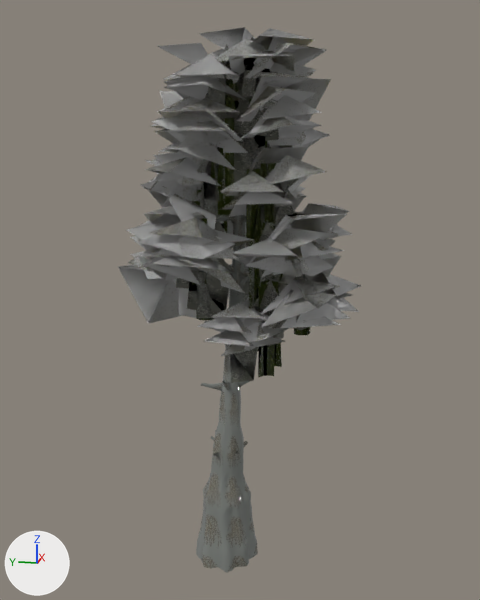
One commit to the OBJ model 3ddream/examples/firstpersongame/models/flora_bc_tree_02.obj: the scene before it, then after it.
The view is the same before and after, from a 50 mm lens placed at (-65.5, -16.6, 29.0), pointed at (2.7, -3.0, 11.9). The lights are fixed; the arrows at lower left show +X, +Y and +Z. Where no turn or scale is listed for an object, it has been applied to the vertices.

Names of what the first picture shows: 'nifid_1-matrix_None_BaldCypressN_002_3-lib', 'nifid_13-matrix_Tri_None_BaldCypressN_1-lib', 'nifid_17-matrix_Tri_None_BaldCypressN_2-lib', 'nifid_22-matrix_Tri_None_BaldCypressN_001_0-lib', 'nifid_24-matrix_Tri_None_BaldCypressN_001_1-lib', 'nifid_26-matrix_Tri_None_BaldCypressN_001_2-lib', 'nifid_8-matrix_Tri_None_BaldCypressN_0-lib'.
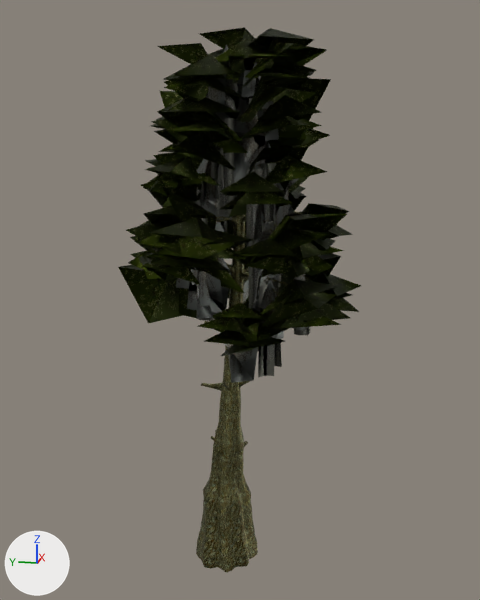
What changed in the scene script:
```text
Change mat_material_material_003:
    mat_material_material_003.texture: img_v_spmoss2 -> img_v_bcbark03
    mat_material_material_003.metallic: 0.0 -> 1.0
    mat_material_material_003.roughness: 0.0 -> 0.526
Change mat_material_material_001:
    mat_material_material_001.roughness: 0.0 -> 0.526
    mat_material_material_001.metallic: 0.0 -> 1.0
Change mat_material_material_002:
    mat_material_material_002.roughness: 0.0 -> 0.526
    mat_material_material_002.metallic: 0.0 -> 1.0
Change mat_material_material_005:
    remove mat_material_material_005.base_color = (0.64, 0.64, 0.64)  # light grey #d1d1d1
    add mat_material_material_005.texture = img_vurt_cypress01
    mat_material_material_005.metallic: 0.0 -> 1.0
    mat_material_material_005.roughness: 0.0 -> 0.526
Change mat_material_material_006:
    remove mat_material_material_006.base_color = (0.64, 0.64, 0.64)  # light grey #d1d1d1
    add mat_material_material_006.texture = img_v_spmoss
    mat_material_material_006.metallic: 0.0 -> 1.0
    mat_material_material_006.roughness: 0.0 -> 0.526
Add mat_material_material_007:
    mat_material_material_007 = principled_material('Material_Material.007')
    mat_material_material_007.texture = img_v_spmoss2
    mat_material_material_007.metallic = 1.0
    mat_material_material_007.roughness = 0.526
Change me_nifid_13_matrix_tri_none_baldcypressn_1_lib:
    where me_nifid_13_matrix_tri_none_baldcypressn_1_lib.from_pydata(...)  # 420 vertices, 336 faces; spans x -4.6..9.4, y -10.7..2.5, z 5.9..37.5
    remove me_nifid_13_matrix_tri_none_baldcypressn_1_lib.materials.append(mat_material_material_001)  # picture img_vurt_cypress01
    add me_nifid_13_matrix_tri_none_baldcypressn_1_lib.materials.append(mat_material_material_002)  # picture img_v_spmoss
Change me_nifid_22_matrix_tri_none_baldcypressn_001_0_lib:
    where me_nifid_22_matrix_tri_none_baldcypressn_001_0_lib.from_pydata(...)  # 730 vertices, 584 faces; spans x -10.9..15.6, y -15.8..10.1, z 8.4..39.5
    remove me_nifid_22_matrix_tri_none_baldcypressn_001_0_lib.materials.append(mat_material_material_004)  # light grey #d1d1d1
    add me_nifid_22_matrix_tri_none_baldcypressn_001_0_lib.materials.append(mat_material_material_005)  # picture img_vurt_cypress01
Change me_nifid_24_matrix_tri_none_baldcypressn_001_1_lib:
    where me_nifid_24_matrix_tri_none_baldcypressn_001_1_lib.from_pydata(...)  # 420 vertices, 336 faces; spans x -4.6..9.4, y -10.7..2.5, z 5.9..37.5
    remove me_nifid_24_matrix_tri_none_baldcypressn_001_1_lib.materials.append(mat_material_material_005)  # light grey #d1d1d1
    add me_nifid_24_matrix_tri_none_baldcypressn_001_1_lib.materials.append(mat_material_material_006)  # picture img_v_spmoss
Change me_nifid_26_matrix_tri_none_baldcypressn_001_2_lib:
    where me_nifid_26_matrix_tri_none_baldcypressn_001_2_lib.from_pydata(...)  # 279 vertices, 217 faces; spans x -6.0..9.9, y -11.3..2.7, z 5.1..38.4
    remove me_nifid_26_matrix_tri_none_baldcypressn_001_2_lib.materials.append(mat_material_material_006)  # light grey #d1d1d1
    add me_nifid_26_matrix_tri_none_baldcypressn_001_2_lib.materials.append(mat_material_material_007)  # picture img_v_spmoss2
Change me_nifid_8_matrix_tri_none_baldcypressn_0_lib:
    where me_nifid_8_matrix_tri_none_baldcypressn_0_lib.from_pydata(...)  # 730 vertices, 584 faces; spans x -10.9..15.6, y -15.8..10.1, z 8.4..39.5
    remove me_nifid_8_matrix_tri_none_baldcypressn_0_lib.materials.append(mat_material_material_000)  # picture img_v_bcbark03
    add me_nifid_8_matrix_tri_none_baldcypressn_0_lib.materials.append(mat_material_material_001)  # picture img_vurt_cypress01
```

Changed parts and their boxes (x1, y1, x2, y2) in the pictures (480 x 600 px):
'nifid_22-matrix_Tri_None_BaldCypressN_001_0-lib', surface changed, recoloured: (118, 27, 361, 356) in both
'nifid_1-matrix_None_BaldCypressN_002_3-lib', surface changed (grey to yellow): (196, 36, 309, 573) in both
'nifid_26-matrix_Tri_None_BaldCypressN_001_2-lib', surface changed, recoloured: (176, 38, 308, 383) in both
'nifid_17-matrix_Tri_None_BaldCypressN_2-lib', surface changed: (176, 38, 308, 383) in both
'nifid_24-matrix_Tri_None_BaldCypressN_001_1-lib', surface changed, recoloured: (192, 55, 310, 377) in both
'nifid_8-matrix_Tri_None_BaldCypressN_0-lib', surface changed, recoloured: (128, 30, 342, 355) in both
